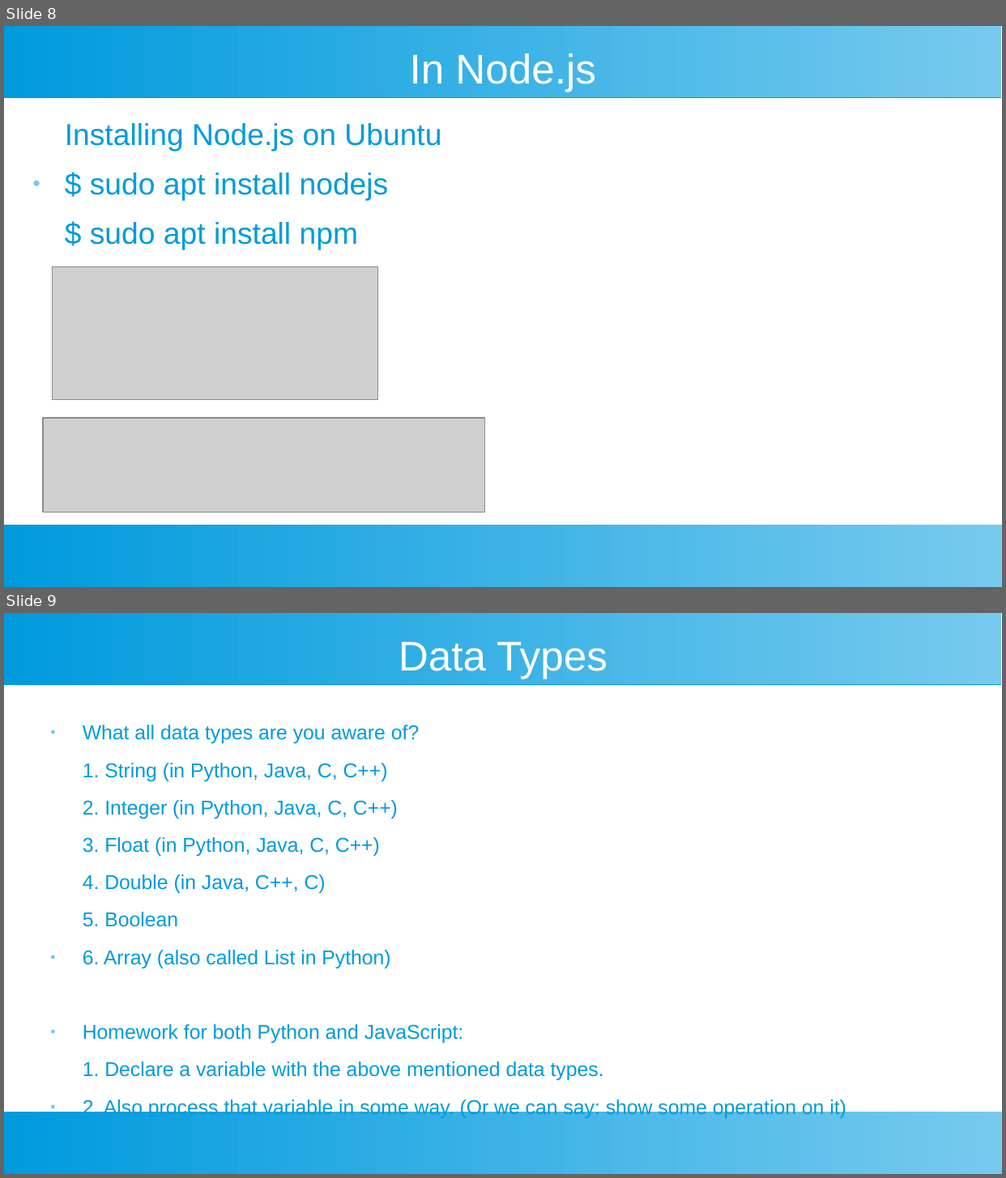
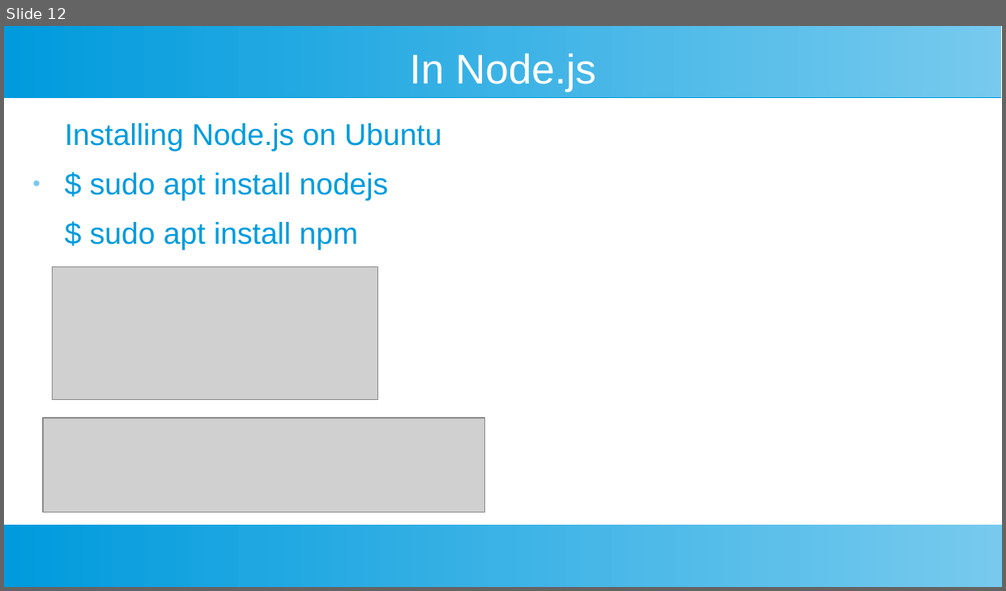
Before and after one commit to ashishjain1547/public_lessons_in_javascript, a slide deck: 1_JavaScript Intro/JavaScript's First Lesson.odp. Shown one above the other, each under a label of ours: slides 8 and 9 before the commit, slide 12 after it. The pictures are 1006x1178 and 1006x591 pixels, drawn with LibreOffice and Linux fonts; fonts in the diff are those of the drawing; grey boxes stand for pictures. Boxes give left, top, right and bottom in pixels: in the first picture for what was removed or moved away, otherwise in the second. Text is boxed around its words. In the diff, an @@ line names an element or a change of style, - is before the commit and + after.

```diff
--- a/1_JavaScript Intro/JavaScript's First Lesson.odp
+++ b/1_JavaScript Intro/JavaScript's First Lesson.odp
@@ slide 9 removed at (x1=4, y1=613, x2=1002, y2=1174), background #FFFFFF; not listed: 2 template elements that a slide beside it also shows @@
@@ title removed at (x1=398, y1=641, x2=607, y2=679) @@
-Data Types
@@ text removed at (x1=83, y1=725, x2=846, y2=1119) @@
-● What all data types are you aware of?
-1. String (in Python, Java, C, C++)
-2. Integer (in Python, Java, C, C++)
-3. Float (in Python, Java, C, C++)
-4. Double (in Java, C++, C)
-5. Boolean
-● 6. Array (also called List in Python)
-● Homework for both Python and JavaScript:
-1. Declare a variable with the above mentioned data types.
-● 2. Also process that variable in some way. (Or we can say: show some operation on it)
@@ what was slide 8 is now slide 12 @@
```
Also in this commit, not shown: 1 slide changed, 5 slides added, 1 other slide removed, 18 other files.
